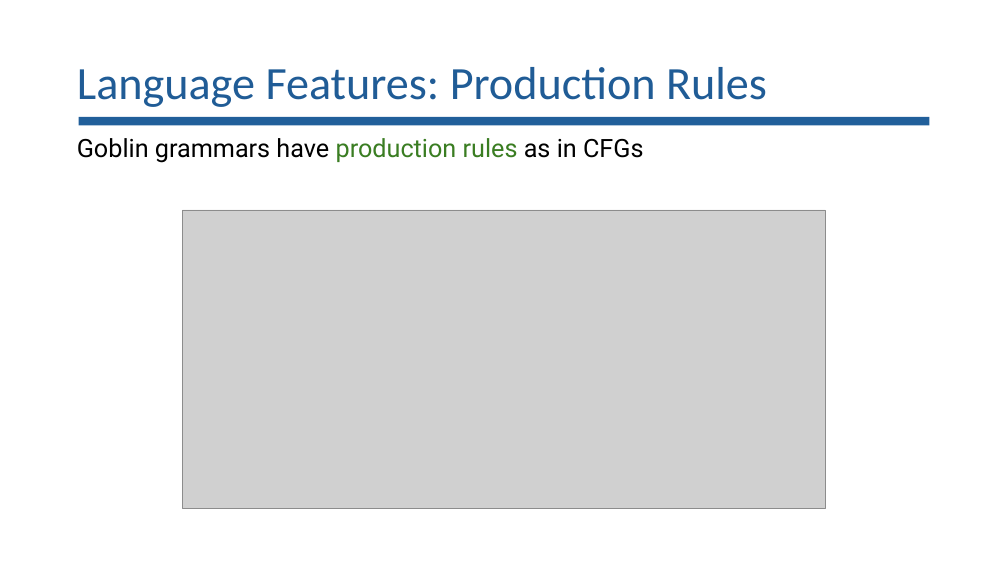
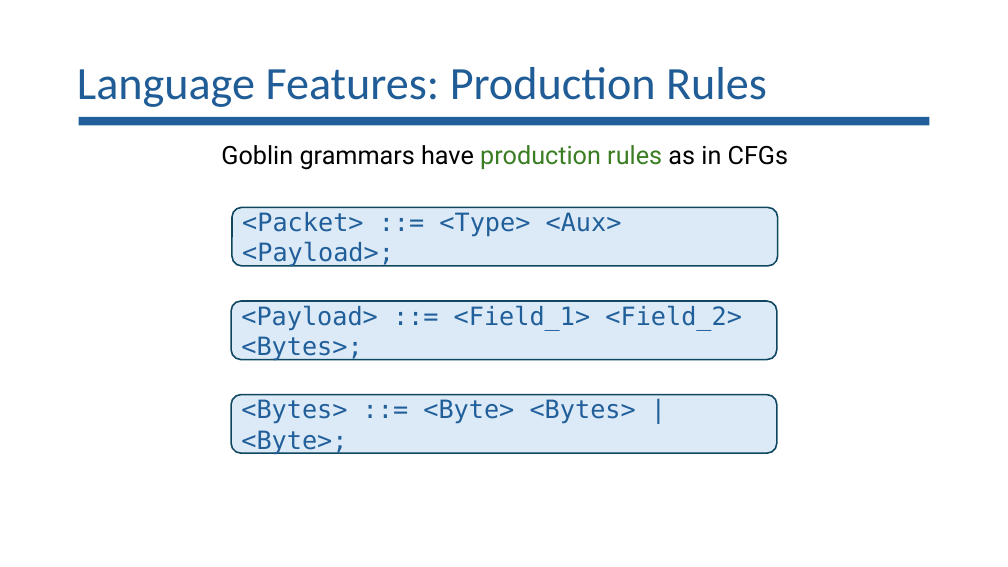
Before and after one commit to lorchrob/goblin_slides, a slide deck: slide 33 of goblin_slides.pptx. Drawn at 1008x567 pixels with LibreOffice and Linux fonts; fonts in the diff are those of the drawing; grey boxes stand for pictures. Boxes give left, top, right and bottom in pixels: in the first picture for what was removed or moved away, otherwise in the second. Text is boxed around its words. In the diff, an @@ line names an element or a change of style, - is before the commit and + after.

```diff
--- a/goblin_slides.pptx
+++ b/goblin_slides.pptx
@@ text "Goblin grammars have production rules ...": place and size @@
-text "Goblin grammars have production rules ..." at [77,138,643,163]
+text "Goblin grammars have production rules ..." at [221,145,788,170]
@@ text "Goblin grammars have production rules ..." at [221,145,788,170]: alignment left to centre @@
@@ rounded rectangle added at [232,207,778,265], fill #DCEAF7, outline #104760 1.5 pt, 24 pt, text #215F9A @@
+<Packet> ::= <Type> <Aux> <Payload>;
@@ picture removed at [183,210,826,508] @@
@@ rounded rectangle added at [231,301,777,359], fill #DCEAF7, outline #104760 1.5 pt, 24 pt, text #215F9A @@
+<Payload> ::= <Field_1> <Field_2> <Bytes>;
@@ rounded rectangle added at [231,395,777,453], fill #DCEAF7, outline #104760 1.5 pt, 24 pt, text #215F9A @@
+<Bytes> ::= <Byte> <Bytes> | <Byte>;
```
Also in this commit, not shown: 10 other slides changed, 1 slide added.
